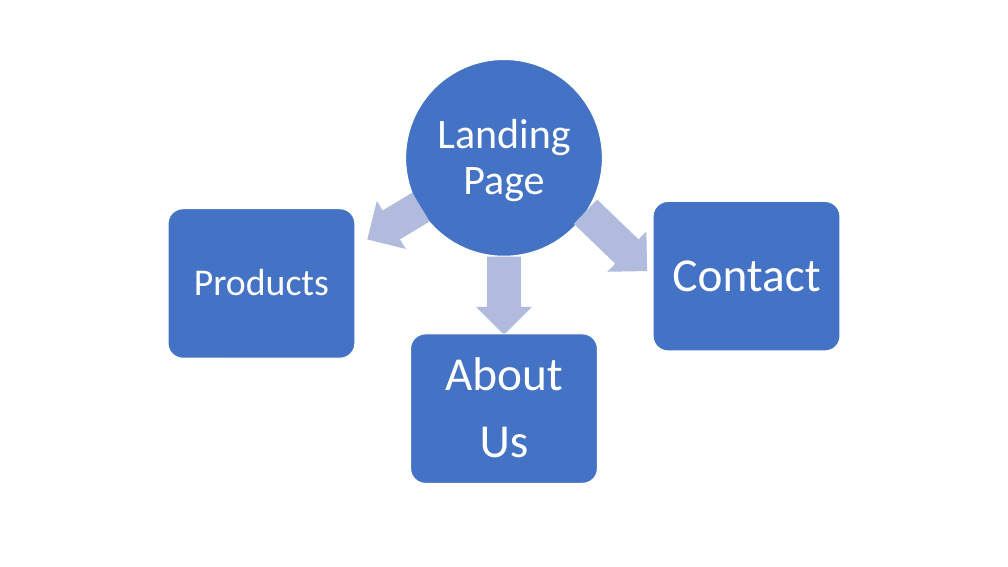
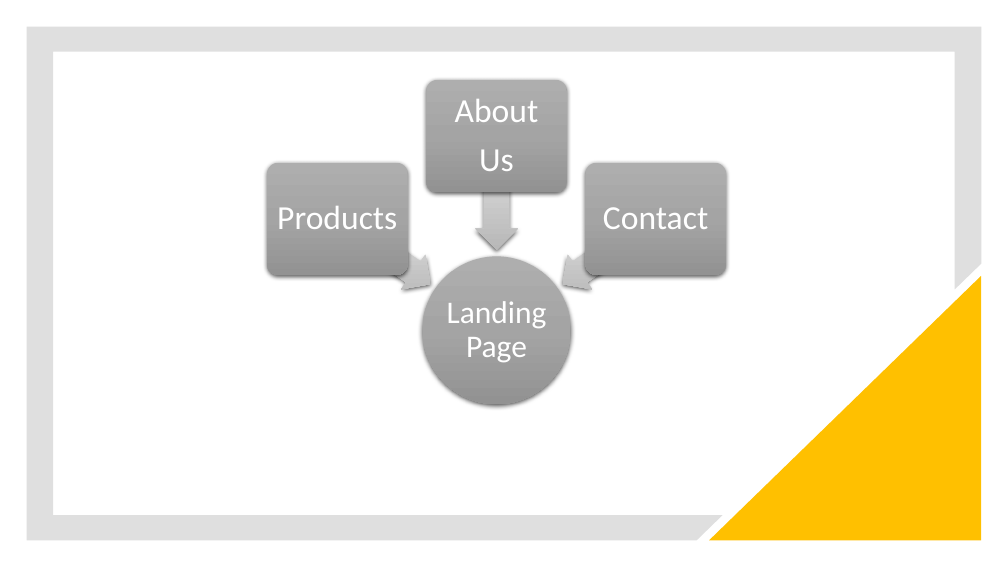
Before and after one commit to Mustafa-Sagaaro/ResponsiveWebseiteumsetzen, a slide deck: slide 2 of ANDERE/Powerpoint.pptx. Drawn at 1008x567 pixels with LibreOffice and Linux fonts; fonts in the diff are those of the drawing. Boxes give left, top, right and bottom in pixels: in the first picture for what was removed or moved away, otherwise in the second. Text is boxed around its words. In the diff, an @@ line names an element or a change of style, - is before the commit and + after.

```diff
--- a/ANDERE/Powerpoint.pptx
+++ b/ANDERE/Powerpoint.pptx
@@ freeform shape added at [26,26,982,541], fill #808080 at 25% opacity @@
@@ text "About" at [455,99,539,171]: size 45 to 32 pt; less space between paragraphs @@
@@ text "About": place and size @@
-text "About" at [445,357,563,458]
+text "About" at [455,99,539,171]
@@ text "Products": place and size @@
-text "Products" at [194,268,329,296]
+text "Products" at [277,206,397,229]
@@ text "Products" at [277,206,397,229]: size 36 to 32 pt; less space between paragraphs @@
@@ group added at [267,80,726,405]: 3 rounded rectangles, 1 ellipse, 1 left arrow @@
@@ text "Contact": place and size @@
-text "Contact" at [672,260,820,292]
+text "Contact" at [603,207,708,229]
@@ text "Contact" at [603,207,708,229]: size 45 to 32 pt; less space between paragraphs @@
@@ left arrow at [326,202,443,302]: fill #B0BCDE to gradient #D6D6D6 to #CFCFCF to #B8B8B8; shadow on; rotation 328 to 215 degrees @@
@@ left arrow at [551,202,668,302]: fill #B0BCDE to gradient #D6D6D6 to #CFCFCF to #B8B8B8; shadow on; mirrored; rotation 43 to 325 degrees @@
@@ group removed at [168,60,840,484]: 3 rounded rectangles, 1 ellipse, 1 left arrow @@
@@ text "Landing Page": place and size @@
-text "Landing Page" at [437,119,570,201]
+text "Landing Page" at [447,301,547,362]
@@ text "Landing Page" at [447,301,547,362]: size 40 to 30 pt; less space between paragraphs @@
@@ right triangle added at [709,276,982,541], fill #FFC000 @@
```
Also in this commit, not shown: 1 other slide changed, 1 other file.
